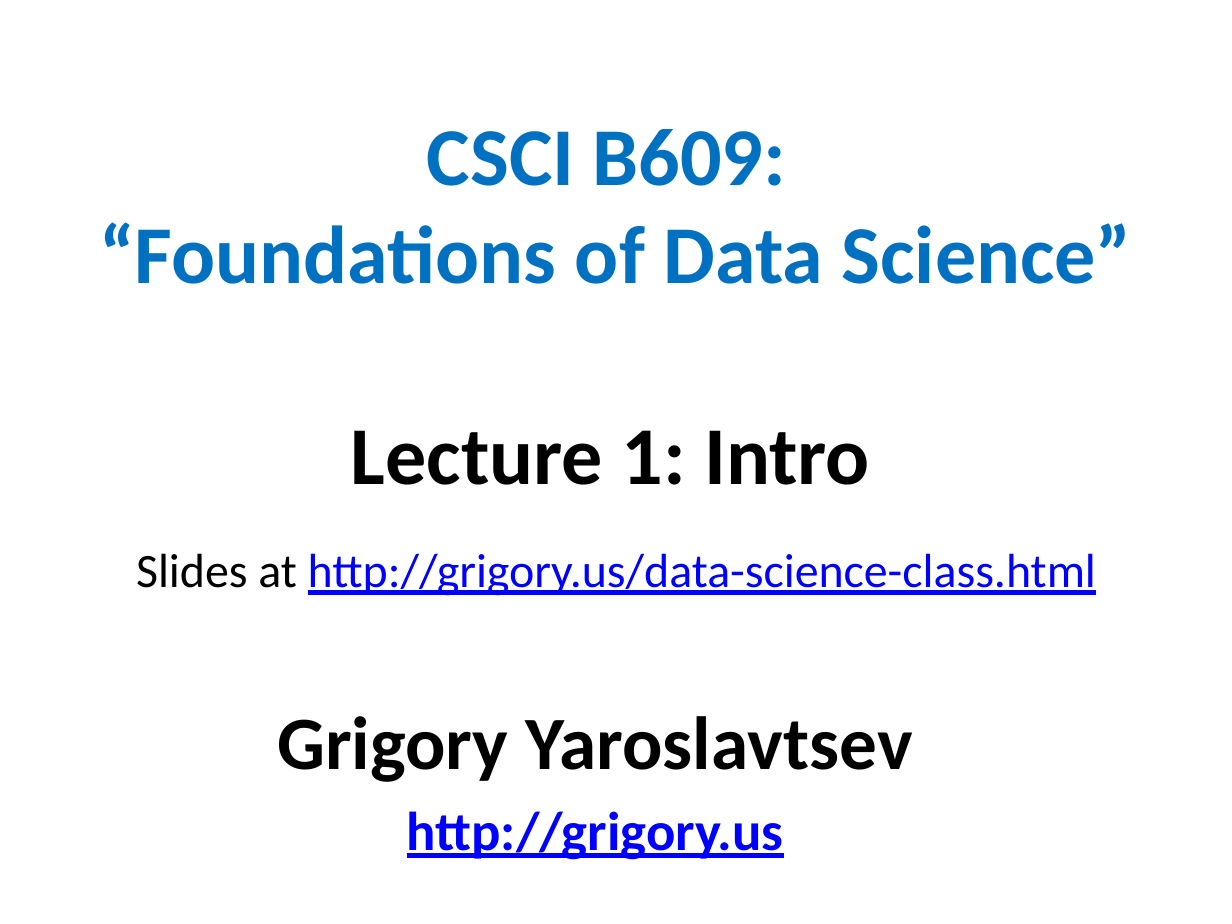
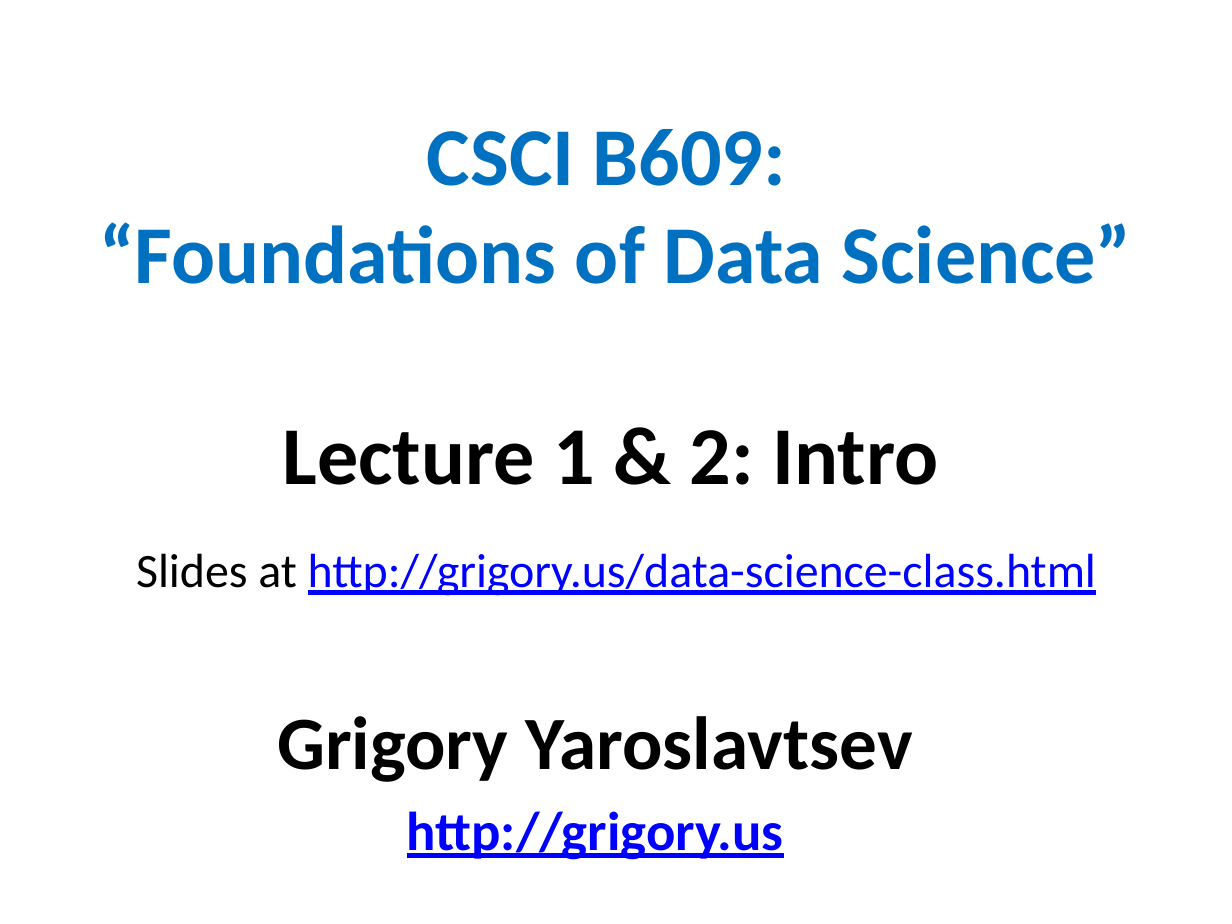
Before and after one commit to gyaroslavtsev/gyaroslavtsev.github.io, a slide deck: slide 1 of b609/lec01.pptx. Drawn at 1232x924 pixels with LibreOffice and Linux fonts; fonts in the diff are those of the drawing. Boxes give left, top, right and bottom in pixels: in the first picture for what was removed or moved away, otherwise in the second. Text is boxed around its words. In the diff, an @@ line names an element or a change of style, - is before the commit and + after.

```diff
--- a/b609/lec01.pptx
+++ b/b609/lec01.pptx
@@ text at box(282, 430, 938, 485): text changed @@
-Lecture 1: Intro
+Lecture 1 & 2: Intro
```
Also in this commit, not shown: 6 slides added, 23 other files.
